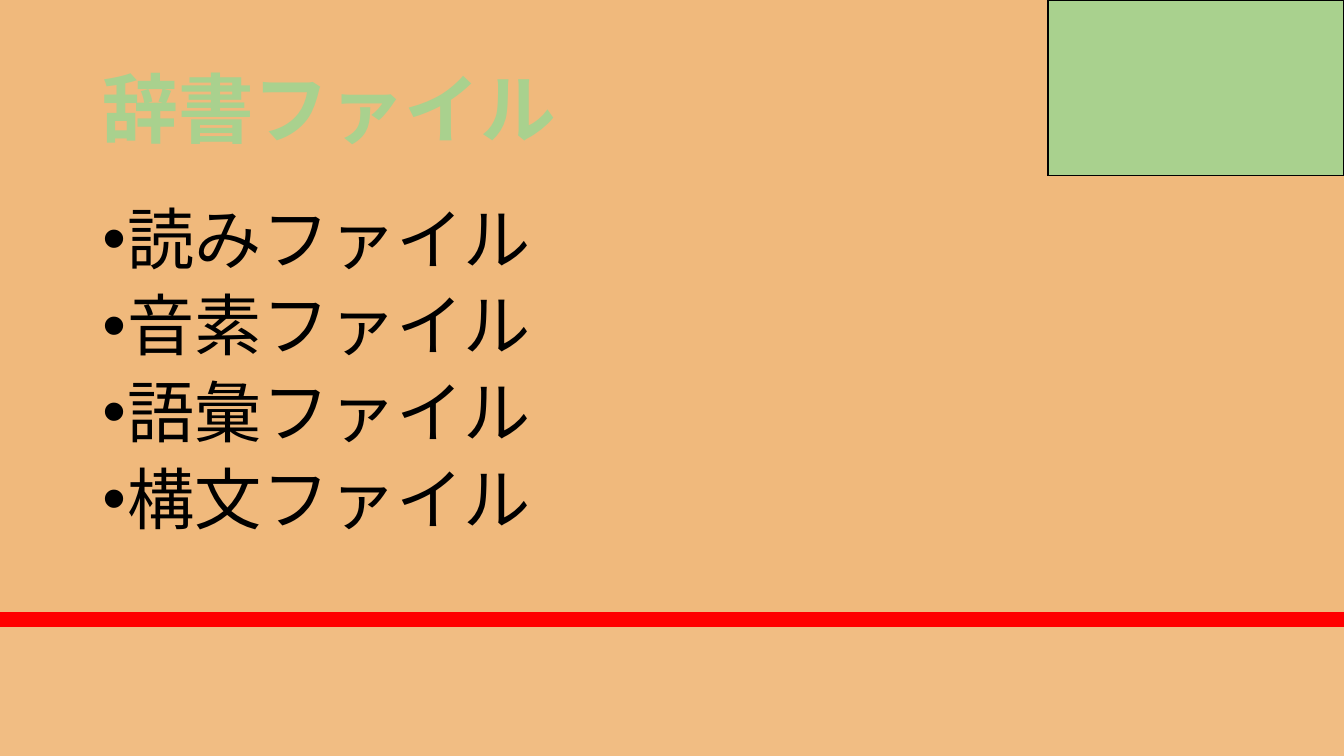
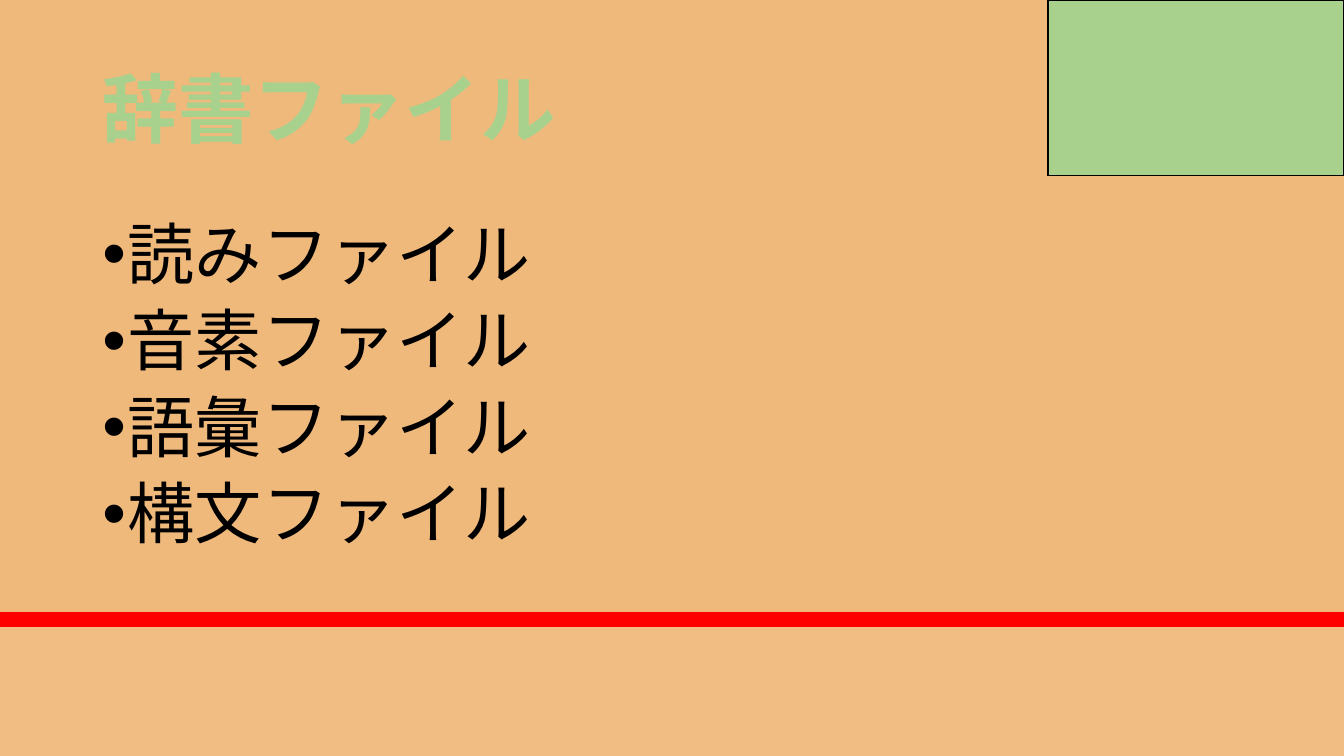
Before and after one commit to RikiishiSuzunosuke/AIspeaker_yosie, a slide deck: slide 10 of presentation/AIスピーカー開発_3_main.pptx. Drawn at 1344x756 pixels with LibreOffice and Linux fonts; fonts in the diff are those of the drawing. Boxes give left, top, right and bottom in pixels: in the first picture for what was removed or moved away, otherwise in the second. Text is boxed around its words. In the diff, an @@ line names an element or a change of style, - is before the commit and + after.

Commit message:
update

```diff
--- a/presentation/AIスピーカー開発_3_main.pptx
+++ b/presentation/AIスピーカー開発_3_main.pptx
@@ text "読みファイル": place and size @@
-text "読みファイル" at bbox=[128, 207, 531, 530]
+text "読みファイル" at bbox=[128, 222, 531, 544]
```
